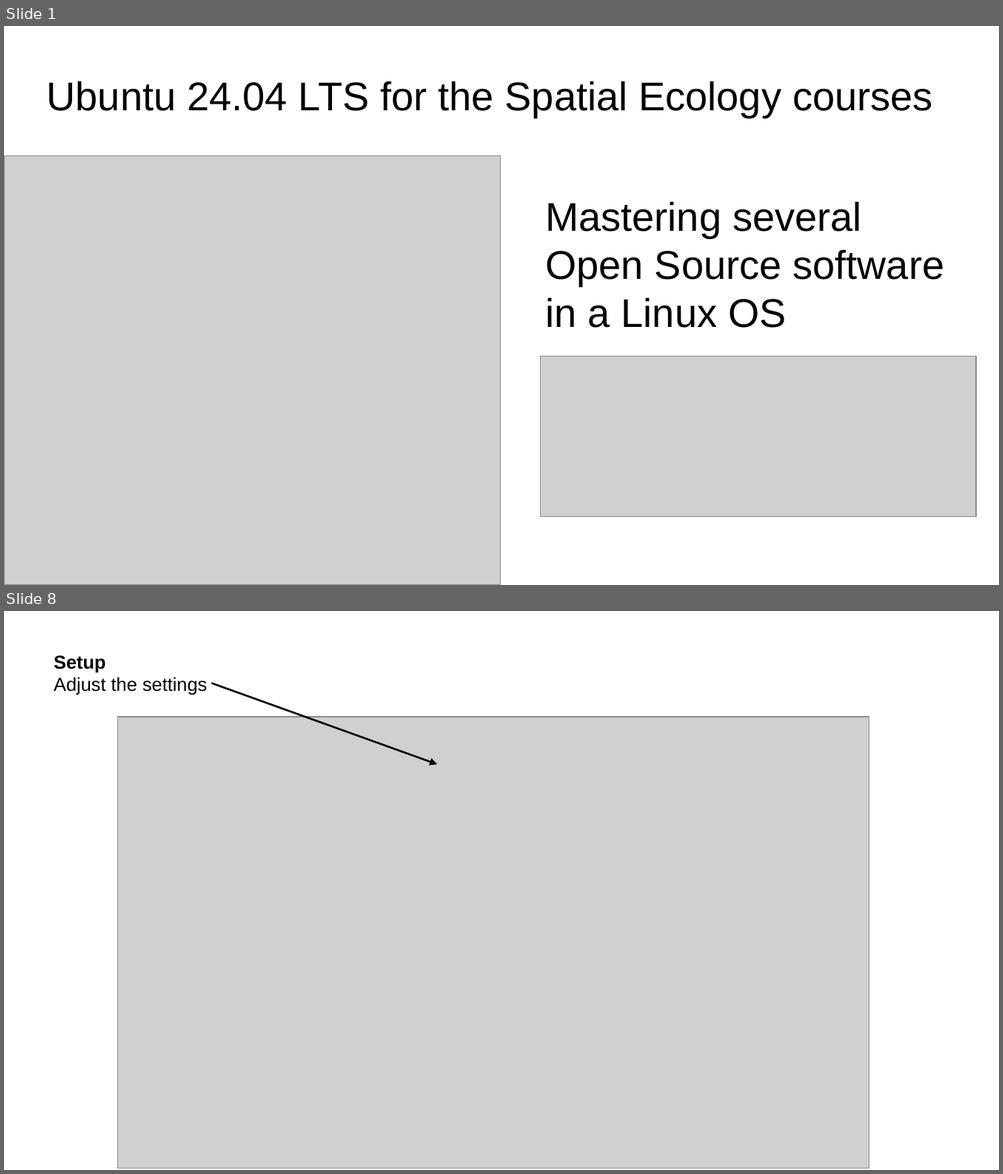
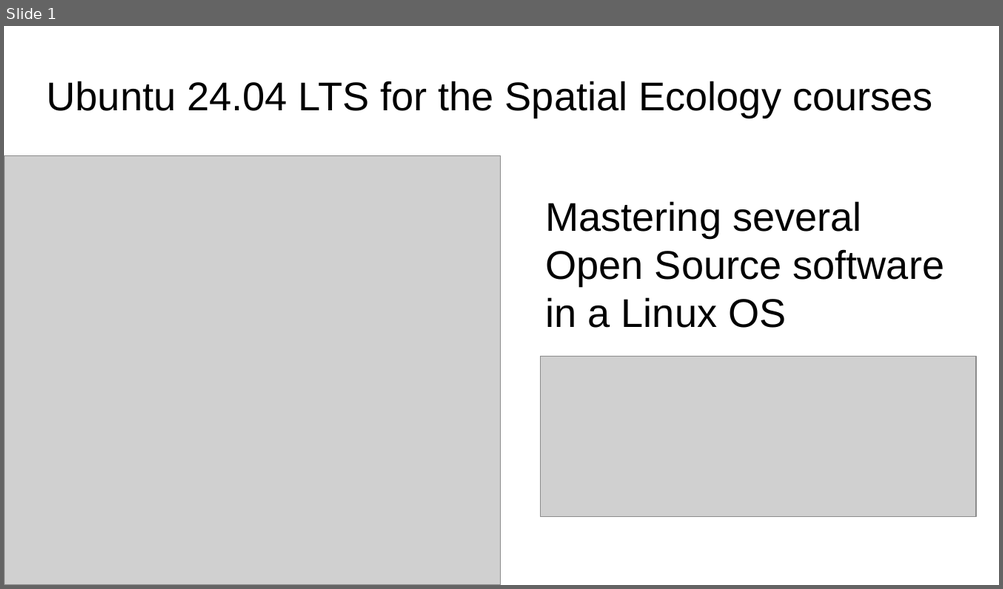
Before and after one commit to selvaje/SE_docs, a slide deck: source/VIRTUALMACHINE/Installation_vm_Ubuntu22.04.odp. Shown one above the other, each under a label of ours: slides 1 and 8 before the commit, slide 1 after it; the slides between them are not shown. The pictures are 1003x1174 and 1003x589 pixels, drawn with LibreOffice and Linux fonts; fonts in the diff are those of the drawing; grey boxes stand for pictures. Boxes give left, top, right and bottom in pixels: in the first picture for what was removed or moved away, otherwise in the second. Text is boxed around its words. In the diff, an @@ line names an element or a change of style, - is before the commit and + after.

```diff
--- a/source/VIRTUALMACHINE/Installation_vm_Ubuntu22.04.odp
+++ b/source/VIRTUALMACHINE/Installation_vm_Ubuntu22.04.odp
@@ slide 8 removed at [4,611,999,1170], background #FFFFFF @@
@@ title removed at [54,655,207,695] @@
-Setup
-Adjust the settings
@@ arrow removed from (212, 684) to (437, 764) @@
@@ picture removed at [118,717,868,1169] @@
```
Also in this commit, not shown: 10 slides changed, 3 other slides removed, 36 other files.
